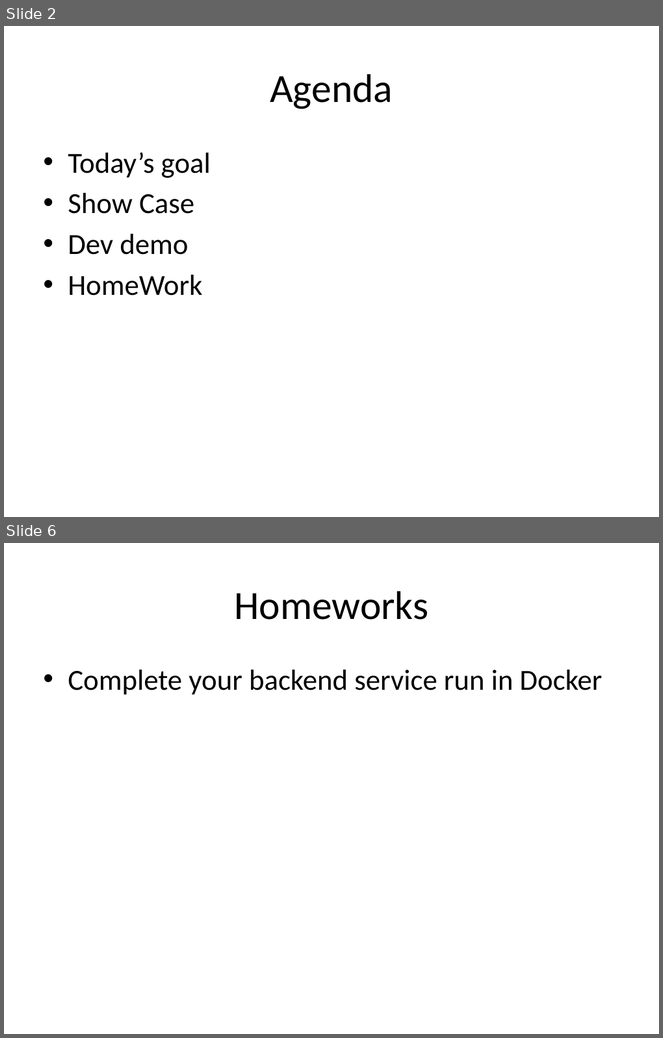
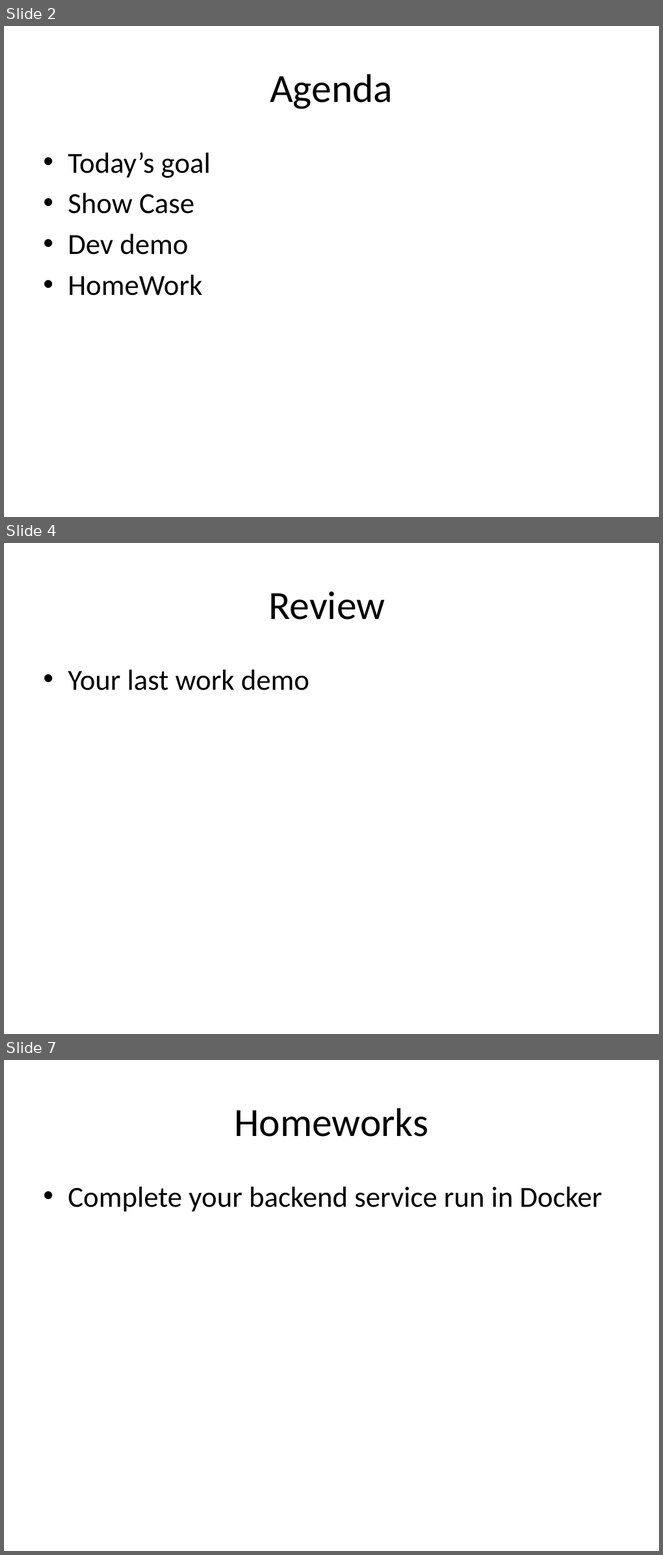
Before and after one commit to wrasdf/ddd-workshop, a slide deck: day-3/ddd-3.pptx. Shown one above the other, each under a label of ours: slides 2 and 6 before the commit, slides 2, 4 and 7 after it; the slides between them are not shown. The pictures are 663x1038 and 663x1555 pixels, drawn with LibreOffice and Linux fonts; fonts in the diff are those of the drawing. Boxes give left, top, right and bottom in pixels: in the first picture for what was removed or moved away, otherwise in the second. Text is boxed around its words. In the diff, an @@ line names an element or a change of style, - is before the commit and + after.

```diff
--- a/day-3/ddd-3.pptx
+++ b/day-3/ddd-3.pptx
@@ slide 4 added at [4, 543, 659, 1034], background #FFFFFF @@
@@ title added at [269, 591, 385, 620], 44 pt, text #000000 @@
+Review
@@ text added at [68, 670, 310, 691], 32 pt, text #000000 @@
+• Your last work demo
@@ what was slide 6 is now slide 7 @@
```
Also in this commit, not shown: 3 slides changed, 1 other file.
